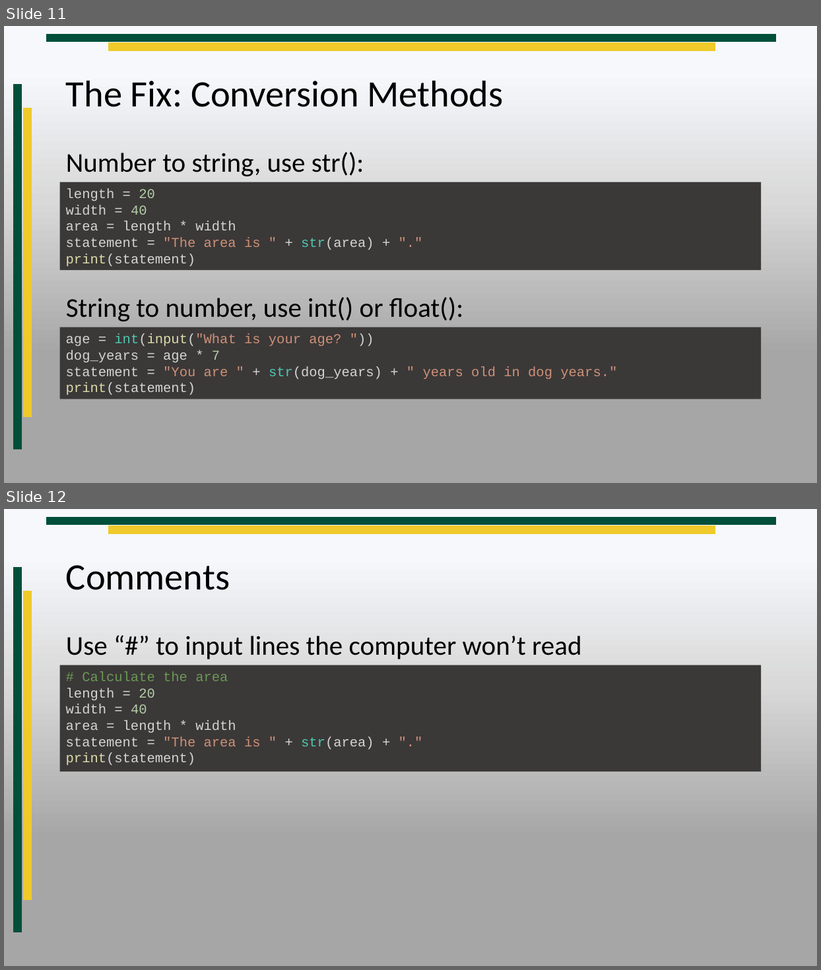
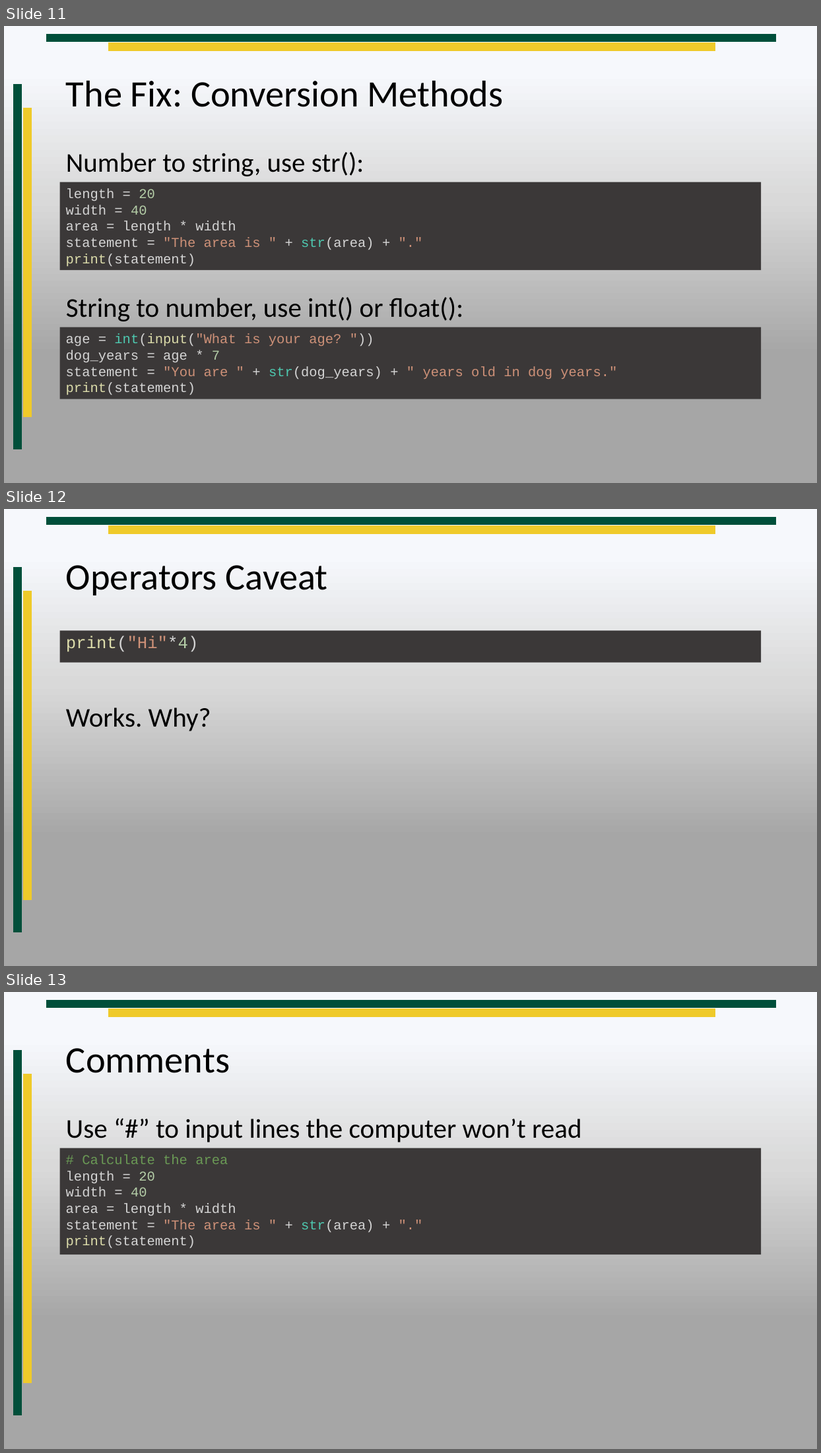
Before and after one commit to RenoTechnologyAcademy/CIS104-2019-Spring-1, a slide deck: Lesson 1/Lesson 1.pptx. Shown one above the other, each under a label of ours: slides 11 and 12 before the commit, slides 11, 12 and 13 after it. The pictures are 821x970 and 821x1453 pixels, drawn with LibreOffice and Linux fonts; fonts in the diff are those of the drawing; background and template pictures are left out. Boxes give left, top, right and bottom in pixels: in the first picture for what was removed or moved away, otherwise in the second. Text is boxed around its words. In the diff, an @@ line names an element or a change of style, - is before the commit and + after.

```diff
--- a/Lesson 1/Lesson 1.pptx
+++ b/Lesson 1/Lesson 1.pptx
@@ slide 12 added at (x1=4, y1=509, x2=817, y2=966), background gradient #F6F8FC to #D9D9D9 to #A6A6A6; not listed: 4 template elements that a slide beside it also shows @@
@@ title added at (x1=66, y1=565, x2=328, y2=595), 44 pt, text #000000 @@
+Operators Caveat
@@ text added at (x1=60, y1=631, x2=762, y2=656), fill #3B3838, 20 pt, text #DCDCAA @@
+print("Hi"*4)
@@ text added at (x1=66, y1=708, x2=211, y2=731), 32 pt, text #000000 @@
+Works. Why?
@@ what was slide 12 is now slide 13 @@
```
Also in this commit, not shown: 4 other files.
